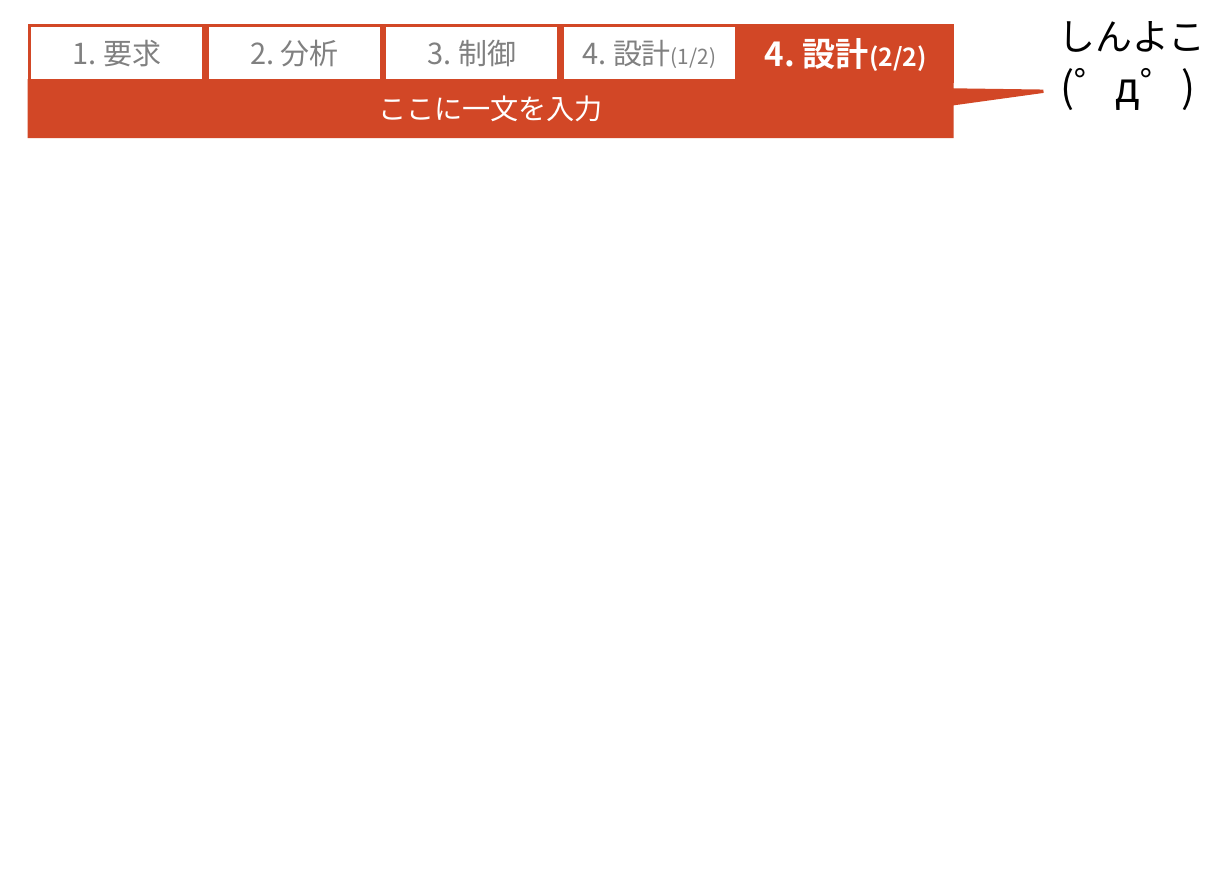
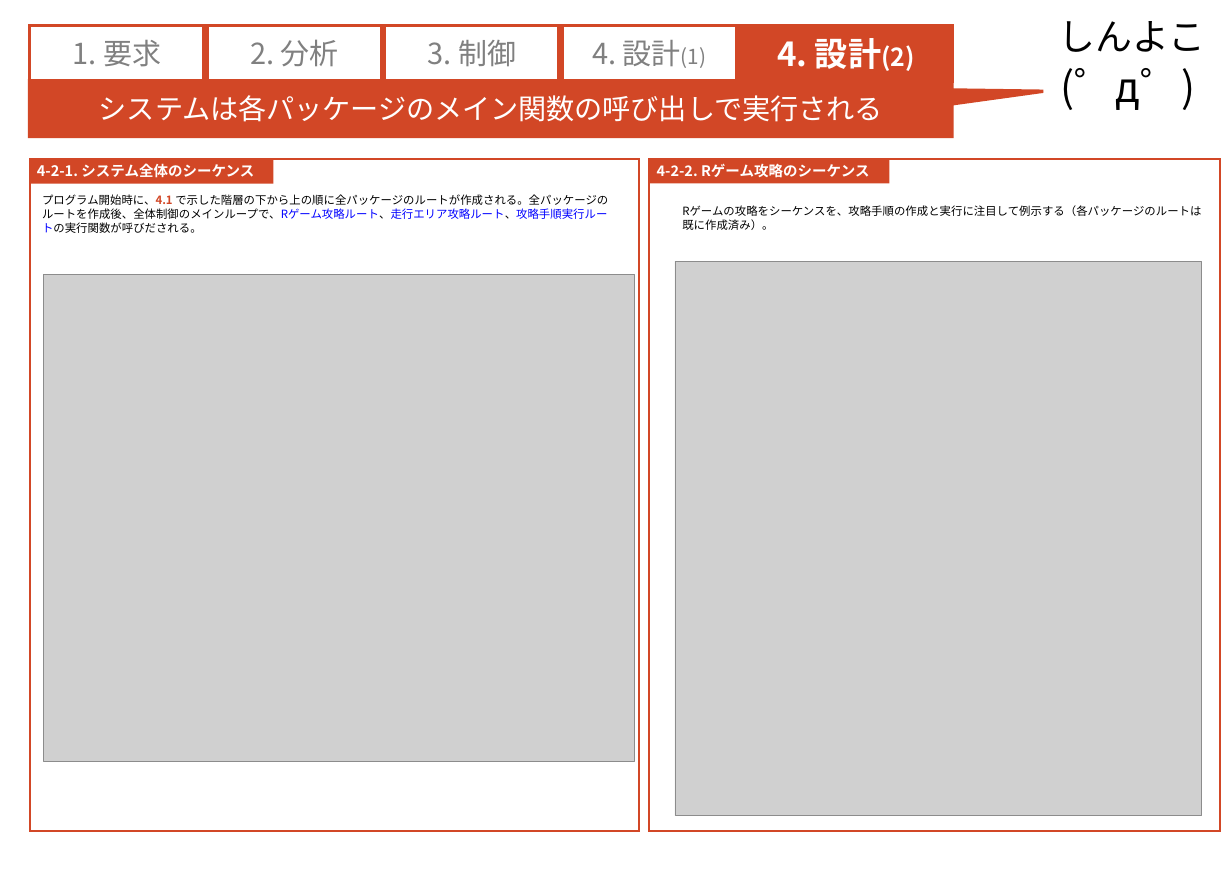
Before and after one commit to RITS-ETrobo/Yokohama, a slide deck: slide 2 of design/2016/models/4_design_model.pptx. Drawn at 1232x871 pixels with LibreOffice and Linux fonts; fonts in the diff are those of the drawing; grey boxes stand for pictures; background and template pictures are left out. Boxes give left, top, right and bottom in pixels: in the first picture for what was removed or moved away, otherwise in the second. Text is boxed around its words. In the diff, an @@ line names an element or a change of style, - is before the commit and + after.

Commit message:
Fig4-2-2 Fixed

```diff
--- a/design/2016/models/4_design_model.pptx
+++ b/design/2016/models/4_design_model.pptx
@@ text in rounded rectangle at [592,40,706,68]: text changed; size 20 to 28 pt @@
-4. 設計(1/2)
+4. 設計(1)
@@ text in rounded rectangle at [777,38,914,71]: text changed; size 24 to 32 pt @@
-4. 設計(2/2)
+4. 設計(2)
@@ text in speech box at [99,95,883,122]: text changed @@
-ここに一文を入力
+システムは各パッケージのメイン関数の呼び出しで実行される
@@ rectangle added at [30,159,639,832], outline #D24726 2 pt @@
@@ rectangle added at [30,159,274,184], fill #D24726, 14 pt, text #FFFFFF, bold @@
+4-2-1. システム全体のシーケンス
@@ rectangle added at [649,159,1220,832], outline #D24726 2 pt @@
@@ rectangle added at [649,158,889,183], fill #D24726, 14 pt, text #FFFFFF, bold @@
+4-2-2. Rゲーム攻略のシーケンス
@@ text added at [42,194,608,233], 11 pt, text #000000 @@
+プログラム開始時に、4.1 で示した階層の下から上の順に全パッケージのルートが作成される。全パッケージのルートを作成後、全体制御のメインループで、Rゲーム攻略ルート、走行エリア攻略ルート、攻略手順実行ルートの実行関数が呼びだされる。
@@ text added at [682,205,1201,230], 11 pt, text #000000 @@
+Rゲームの攻略をシーケンスを、攻略手順の作成と実行に注目して例示する（各パッケージのルートは既に作成済み）。
@@ picture added at [675,262,1202,816] @@
@@ picture added at [43,274,634,761] @@
```
Also in this commit, not shown: 1 other slide changed.
